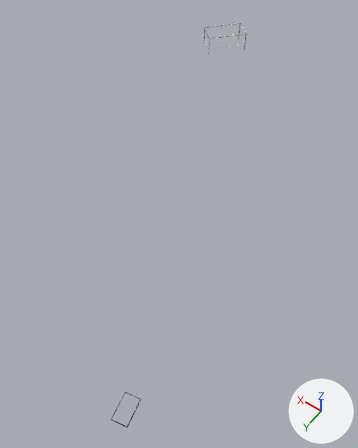
Before and after pictures for a commit that changed the glTF model public/tiles/oeste/d_0_4.glb.
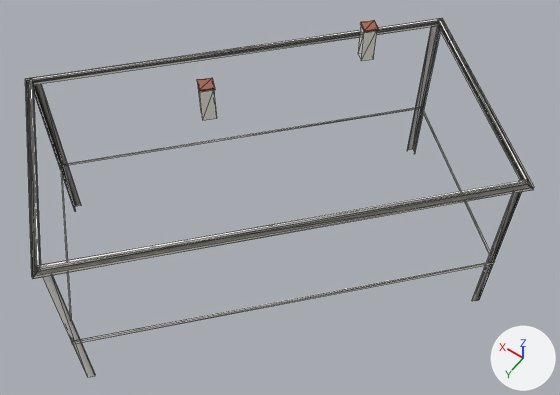
Each version is shown whole from a 50 mm lens placed at (-5378.4, 901.2, 383.5), pointed at (-5267.3, 745.6, 139.0), then close up from a 50 mm lens placed at (-5224.7, 624.0, 212.4), pointed at (-5206.9, 599.0, 173.1). Every picture has the same lights, and +X, +Y and +Z are marked at lower right. The first two pictures are the older version. The close-ups show mesh edges as thin lines. Where no turn or scale is listed for an object, it has been applied to the vertices. Vertices at exactly the same position are counted once.

The scene before the commit, as lines of its bpy script (objects in view):
```python
me_detail = bpy.data.meshes.new('detail')
me_detail.from_pydata(...)  # 174 vertices, 160 faces; spans x -65.0..65.0, y -140.0..140.0, z -21.0..21.0
me_detail.materials.append(mat_detail)
ob_detail = bpy.data.objects.new('detail', me_detail)
ob_detail.location = (-5253.54, 720.9, 160.95)
```
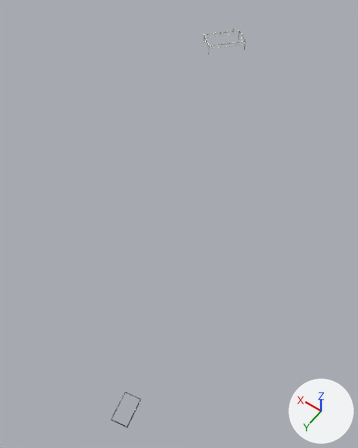
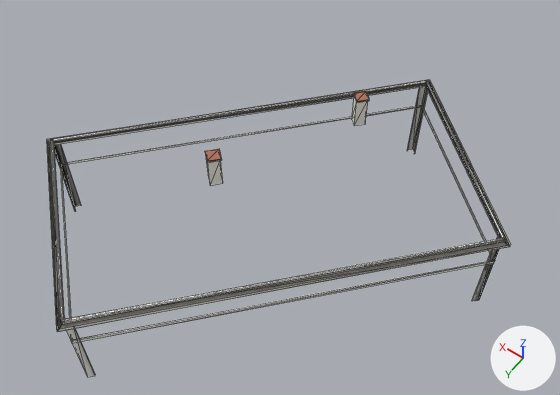
What differs and where, as boxes (x1, y1, x2, y2) in the close-ups (560 x 395 px; the box of a moved part takes in the faces that stretch with it):
'detail', reshaped, moved: before (25, 18, 534, 377); after (47, 80, 511, 377)
part 1 of me_detail, moved or reshaped: before (60, 107, 494, 344); after (60, 106, 495, 343)
part 2 of me_detail, moved or reshaped: before (30, 19, 528, 268); after (51, 81, 505, 322)
part 3 of me_detail, moved or reshaped: before (33, 23, 523, 263); after (54, 84, 500, 311)
part 4 of me_detail, moved or reshaped: before (472, 180, 522, 302); after (472, 237, 499, 302)
part 5 of me_detail, moved or reshaped: before (407, 26, 440, 154); after (407, 87, 428, 154)
part 6 of me_detail, moved or reshaped: before (33, 84, 81, 211); after (54, 144, 81, 211)
part 7 of me_detail, moved or reshaped: before (41, 264, 95, 377); after (64, 318, 95, 377)
part 8 of me_detail, moved or reshaped: before (36, 180, 528, 271); after (61, 237, 505, 324)
part 9 of me_detail, moved or reshaped: before (25, 18, 534, 279); after (47, 80, 511, 332)
part 10 of me_detail, moved or reshaped: before (199, 90, 217, 120); after (207, 160, 223, 185)
part 11 of me_detail, moved or reshaped: before (197, 77, 215, 92); after (205, 149, 221, 162)
part 12 of me_detail, moved or reshaped: before (358, 26, 377, 61); after (352, 97, 368, 126)
part 13 of me_detail, moved or reshaped: before (360, 20, 378, 32); after (353, 91, 369, 102)

The edits, one by one:
me_detail is used by ob_detail; location (-5253.54, 720.9, 160.95).
me_detail had 174 vertices, 160 faces and spanned x -65.0..65.0, y -140.0..140.0, z -21.0..21.0.
me_detail now has 174 vertices, 160 faces and spans x -65.0..65.0, y -140.0..140.0, z -18.0..18.0.
me_detail part 1: the loose piece of 18 vertices spanning x 34.0..65.0, y -140.0..-108.0, z 6.0 is moved by (0.0, 0.0, 3.0).
me_detail part 2: the loose piece of 20 vertices spanning x 34.0..65.0, y -140.0..-108.0, z 15.0 is moved by (0.0, 0.0, -3.0).
me_detail part 3: the loose piece of 16 vertices spanning x 34.0..65.0, y -140.0..-108.0, z 15.0 is moved by (0.0, 0.0, -3.0).
me_detail part 4: the loose piece of 10 vertices spanning x 34.0, y -130.0..-129.0, z 1.0..15.0 is scaled about its middle by (1, 1, 0.549).
me_detail part 5: the loose piece of 10 vertices spanning x 45.0..46.0, y -140.0..-139.0, z 1.0..15.0 is scaled about its middle by (1, 1, 0.549).
me_detail part 6: the loose piece of 10 vertices spanning x 64.0..65.0, y -119.0..-118.0, z 1.0..15.0 is scaled about its middle by (1, 1, 0.549).
me_detail part 7: the loose piece of 10 vertices spanning x 53.0..54.0, y -109.0..-108.0, z 1.0..15.0 is scaled about its middle by (1, 1, 0.549).
me_detail part 8: the loose piece of 8 vertices spanning x 34.0..53.0, y -130.0..-108.0, z 15.0 is moved by (0.0, 0.0, -3.0).
me_detail part 9: the loose piece of 20 vertices spanning x 33.0..65.0, y -140.0..-108.0, z 15.0 is moved by (0.0, 0.0, -3.0).
me_detail part 10: the loose piece of 8 vertices spanning x 50.0..51.0, y -121.0..-120.0, z 18.0..21.0 is moved by (0.0, 0.0, -3.0).
me_detail part 11: the loose piece of 8 vertices spanning x 50.0..51.0, y -121.0..-120.0, z 21.0 is moved by (0.0, 0.0, -3.0).
me_detail part 12: the loose piece of 8 vertices spanning x 46.0..47.0, y -132.0..-131.0, z 17.0..20.0 is moved by (0.0, 0.0, -3.0).
me_detail part 13: the loose piece of 8 vertices spanning x 46.0..47.0, y -132.0..-131.0, z 20.0 is moved by (0.0, 0.0, -3.0).
Other edits to the shape of me_detail do not show in these pictures.
Object 'detail' (ob_detail) moves from (-5253.54, 720.9, 160.95) to (-5253.54, 720.9, 157.91).
